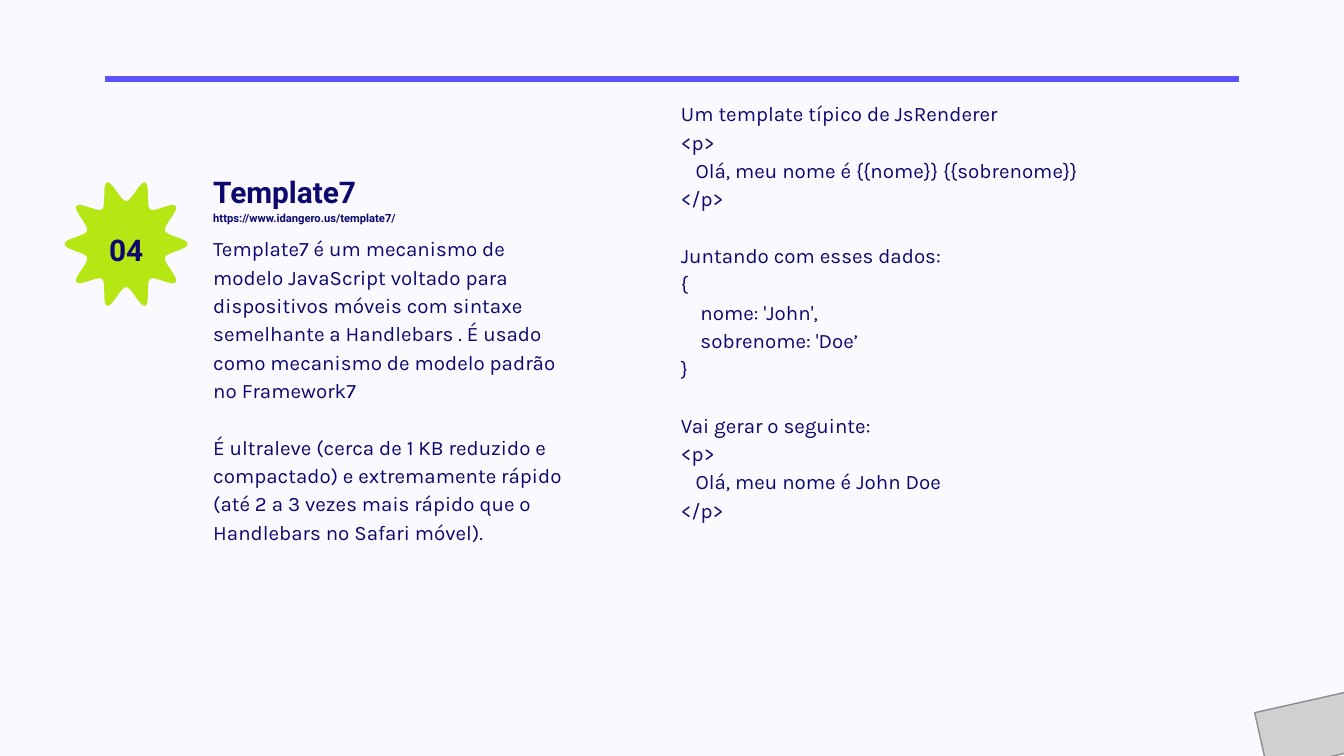
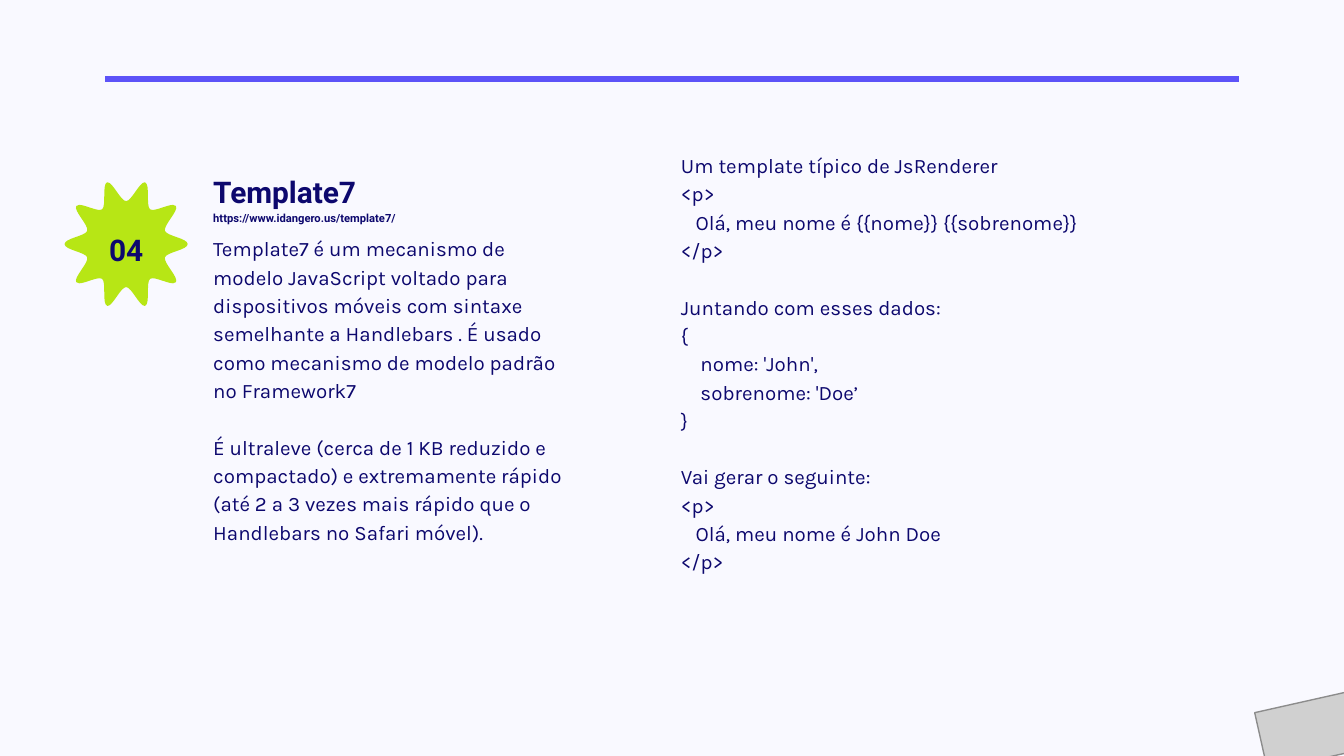
Before and after one commit to MatheusHMafra/dot.js, a slide deck: slide 23 of Apresentação de Programação Web.pptx. Drawn at 1344x756 pixels with LibreOffice and Linux fonts; fonts in the diff are those of the drawing; grey boxes stand for pictures. Boxes give left, top, right and bottom in pixels: in the first picture for what was removed or moved away, otherwise in the second. Text is boxed around its words. In the diff, an @@ line names an element or a change of style, - is before the commit and + after.

Commit message:
power point

```diff
--- a/Apresentação de Programação Web.pptx
+++ b/Apresentação de Programação Web.pptx
@@ text "Um template típico de JsRenderer": place and size @@
-text "Um template típico de JsRenderer" at bbox=[681, 105, 1077, 523]
+text "Um template típico de JsRenderer" at bbox=[681, 157, 1077, 574]
```
